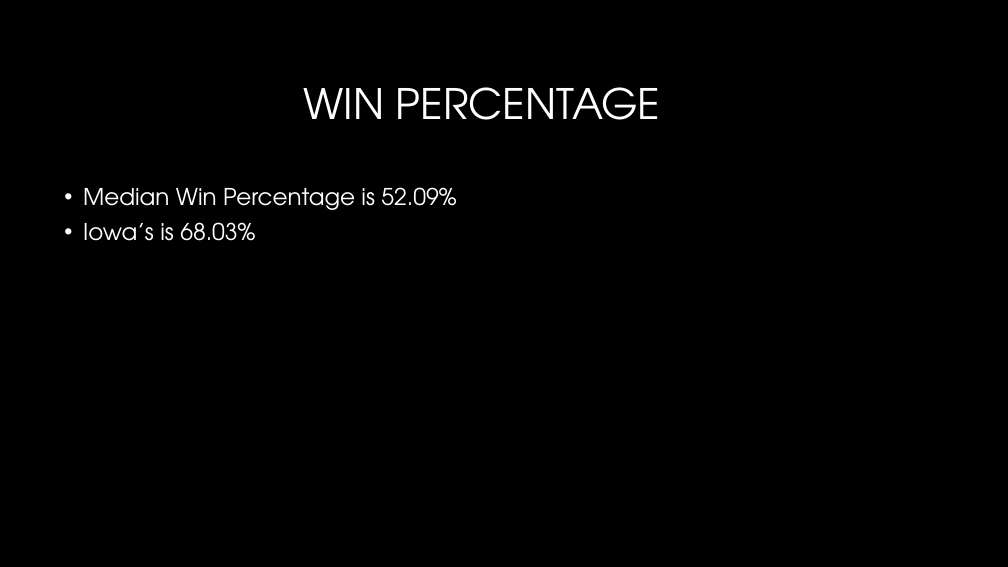
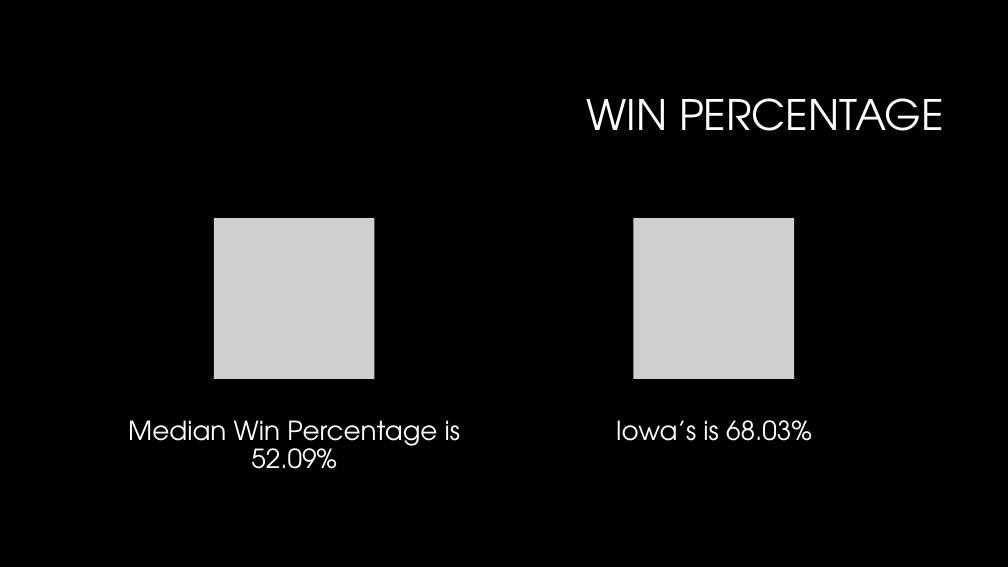
Before and after one commit to jakerbergen353/CollegeFootballProject, a slide deck: slide 9 of DDI COLLEGE FOOTBALL PRESENTATION.pptx. Drawn at 1008x567 pixels with LibreOffice and Linux fonts; fonts in the diff are those of the drawing; grey boxes stand for pictures; background and template pictures are left out. Boxes give left, top, right and bottom in pixels: in the first picture for what was removed or moved away, otherwise in the second. Text is boxed around its words. In the diff, an @@ line names an element or a change of style, - is before the commit and + after.

Commit message:
updates

```diff
--- a/DDI COLLEGE FOOTBALL PRESENTATION.pptx
+++ b/DDI COLLEGE FOOTBALL PRESENTATION.pptx
@@ title "WIN PERCENTAGE" moved from (x1=303, y1=87, x2=661, y2=120) to (x1=587, y1=98, x2=944, y2=131) @@
@@ title "WIN PERCENTAGE" at (x1=587, y1=98, x2=944, y2=131): alignment centre to right @@
@@ text removed at (x1=83, y1=187, x2=456, y2=241) @@
-• Median Win Percentage is 52.09%
-• Iowa’s is 68.03%
@@ group added at (x1=128, y1=219, x2=812, y2=469): 2 pictures, 2 texts @@
+Median Win Percentage is 52.09%
+Iowa’s is 68.03%
```
Also in this commit, not shown: 1 other slide changed, 2 slides added.
